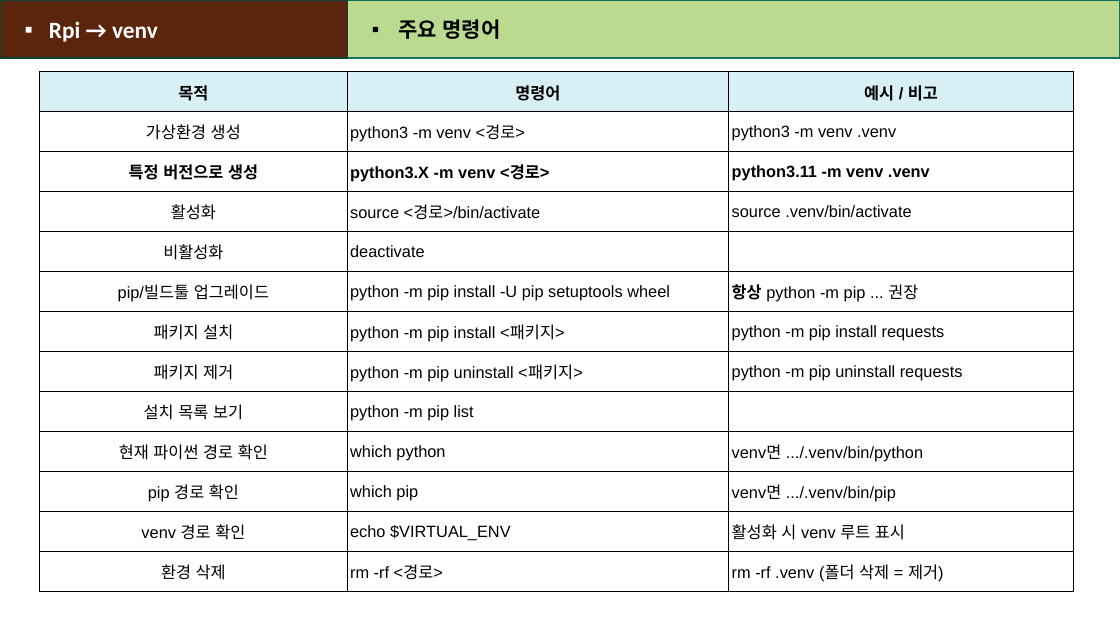
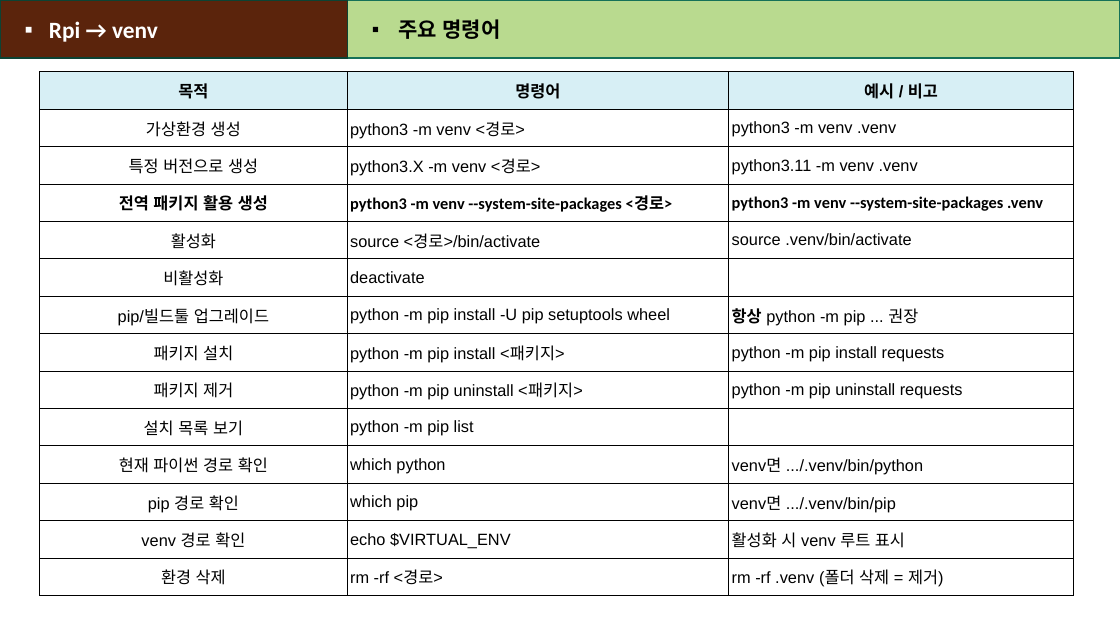
Before and after one commit to heartcom/Linux-Program, a slide deck: slide 26 of 1_개발환경구축(리눅스프로그래밍).pptx (slide 23 before the commit). Drawn at 1120x630 pixels with LibreOffice and Linux fonts; fonts in the diff are those of the drawing. Boxes give left, top, right and bottom in pixels: in the first picture for what was removed or moved away, otherwise in the second. Text is boxed around its words. In the diff, an @@ line names an element or a change of style, - is before the commit and + after.

```diff
--- a/1_개발환경구축(리눅스프로그래밍).pptx
+++ b/1_개발환경구축(리눅스프로그래밍).pptx
@@ table at (39,72,1073,597) @@
+row 4: 전역 패키지 활용 생성 | python3 -m venv --system-site-packages <경로> | python3 -m venv --system-site-packages .venv
```
Also in this commit, not shown: 1 other slide changed, 3 slides added.
